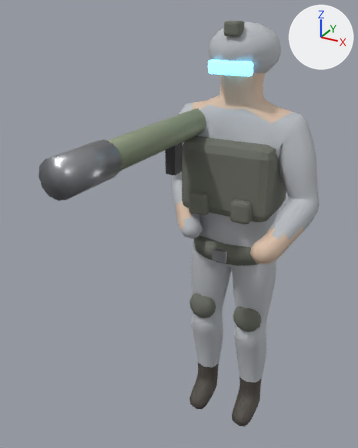
One commit to the glTF model models/units/west_inf_at.glb: the scene before it, then after it.
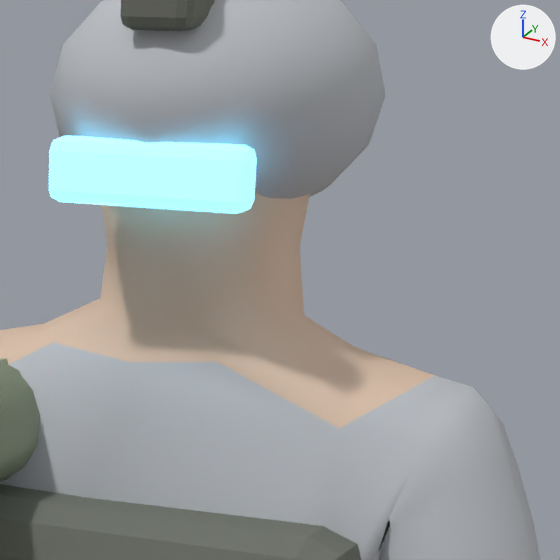
The first picture shows the older version from a camera (50 mm lens) standing at (0.95, -2.38, 2.43) and looking at (-0.19, -0.31, 1.4). The close-ups show the older and then the newer version on the part from 55% to 89% of the width and 7% to 34% of the height of that picture. Only the edits that show in the close-ups are written down. Lighting does not change. The marker at upper right points along +X, +Y and +Z. Where no turn or scale is listed for an object, it has been applied to the vertices.

The first close-up shows 'Body', 'Helmet', 'Launcher', 'NV', 'Vest', 'Visor'.
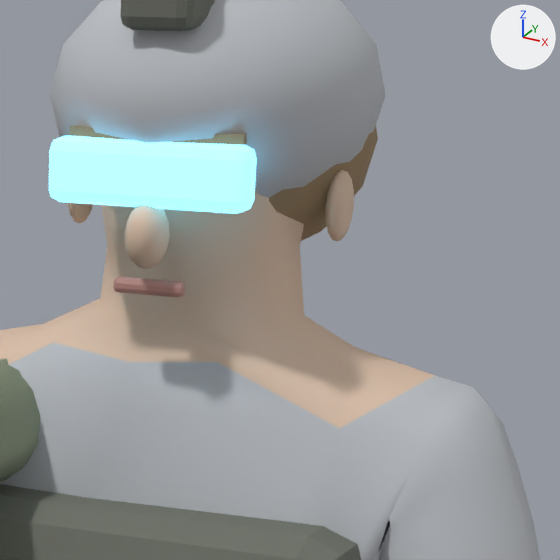
Changed parts and their boxes [x1, y1, x2, y2] in the close-ups (560 x 560 px):
'Hair', added (brown)
    after: [269, 126, 378, 241]
'Nose', added
    after: [124, 205, 170, 269]
'Ear.001', added (beige)
    after: [325, 170, 354, 241]
'Mouth', added
    after: [113, 277, 185, 298]
'Brow.001', added
    after: [174, 134, 247, 145]
'Ear', added
    after: [67, 203, 93, 223]
'Brow', added
    after: [70, 125, 127, 140]

Edits to the bpy script that builds the scene:
```text
Add mat_lip:
    mat_lip = principled_material('Lip')
    mat_lip.base_color = (0.5, 0.25, 0.22)  # pink #bc8981
    mat_lip.roughness = 0.6
Add mat_hair:
    mat_hair = principled_material('Hair')
    mat_hair.base_color = (0.32, 0.22, 0.12)  # brown #998161
    mat_hair.roughness = 0.85
Add me_sphere_007:
    me_sphere_007.from_pydata(...)  # a UV sphere (16 segments, 8 rings, poles along z) spanning x -0.0221..0.0221, y -0.1878..-0.1293, z 2.1294..2.197
    me_sphere_007.materials.append(mat_skin)  # beige #ddc0aa
Add me_cube_004_1:
    me_cube_004_1.from_pydata(...)  # 56 vertices, 108 faces; spans x -0.039..0.039, y -0.156..-0.1404, z 2.1021..2.1177
    me_cube_004_1.materials.append(mat_lip)  # pink #bc8981
Add me_sphere_008:
    me_sphere_008.from_pydata(...)  # a UV sphere (16 segments, 8 rings, poles along z) spanning x -0.162..0.162, y -0.117..0.208, z 2.113..2.373
    me_sphere_008.materials.append(mat_hair)  # brown #998161
Add me_sphere_006:
    me_sphere_006.from_pydata(...)  # a UV sphere (16 segments, 8 rings, poles along z) spanning x 0.1362..0.1622, y -0.026..0.026, z 2.1476..2.2204
    me_sphere_006.materials.append(mat_skin)  # beige #ddc0aa
Add me_sphere_003:
    me_sphere_003.from_pydata(...)  # a UV sphere (16 segments, 8 rings, poles along z) spanning x -0.1622..-0.1362, y -0.026..0.026, z 2.1476..2.2204
    me_sphere_003.materials.append(mat_skin)  # beige #ddc0aa
Add me_cube_003_1:
    me_cube_003_1.from_pydata([(0.025, -0.161, 2.2464), (0.025, -0.161, 2.2646), (0.0217, -0.143, 2.2464), (0.0217, -0.143, 2.2646), (0.0953, -0.1482, 2.2464), (0.0953, -0.1482, 2.2646), (0.092, -0.1302, 2.2464), (0.092, -0.1302, 2.2646)], [], [(0, 1, 3), (0, 3, 2), (2, 3, 7), (2, 7, 6), (6, 7, 5), (6, 5, 4), (4, 5, 1), (4, 1, 0), (2, 6, 4), (2, 4, 0), (7, 3, 1), (7, 1, 5)])
    me_cube_003_1.materials.append(mat_hair)  # brown #998161
Add me_cube_002_1:
    me_cube_002_1.from_pydata([(-0.0953, -0.1482, 2.2464), (-0.0953, -0.1482, 2.2646), (-0.092, -0.1302, 2.2464), (-0.092, -0.1302, 2.2646), (-0.025, -0.161, 2.2464), (-0.025, -0.161, 2.2646), (-0.0217, -0.143, 2.2464), (-0.0217, -0.143, 2.2646)], [], [(0, 1, 3), (0, 3, 2), (2, 3, 7), (2, 7, 6), (6, 7, 5), (6, 5, 4), (4, 5, 1), (4, 1, 0), (2, 6, 4), (2, 4, 0), (7, 3, 1), (7, 1, 5)])
    me_cube_002_1.materials.append(mat_hair)  # brown #998161
Add ob_nose:
    ob_nose = bpy.data.objects.new('Nose', me_sphere_007)
    ob_nose.location = (0.0, 0.0, -0.051)
Add ob_mouth:
    ob_mouth = bpy.data.objects.new('Mouth', me_cube_004_1)
    ob_mouth.location = (0.0, 0.0, -0.051)
Add ob_hair:
    ob_hair = bpy.data.objects.new('Hair', me_sphere_008)
    ob_hair.location = (0.0, 0.0, -0.051)
Add ob_ear_001:
    ob_ear_001 = bpy.data.objects.new('Ear.001', me_sphere_006)
    ob_ear_001.location = (0.0, 0.0, -0.051)
Add ob_ear:
    ob_ear = bpy.data.objects.new('Ear', me_sphere_003)
    ob_ear.location = (0.0, 0.0, -0.051)
Add ob_brow_001:
    ob_brow_001 = bpy.data.objects.new('Brow.001', me_cube_003_1)
    ob_brow_001.location = (0.0, 0.0, -0.051)
Add ob_brow:
    ob_brow = bpy.data.objects.new('Brow', me_cube_002_1)
    ob_brow.location = (0.0, 0.0, -0.051)
```
